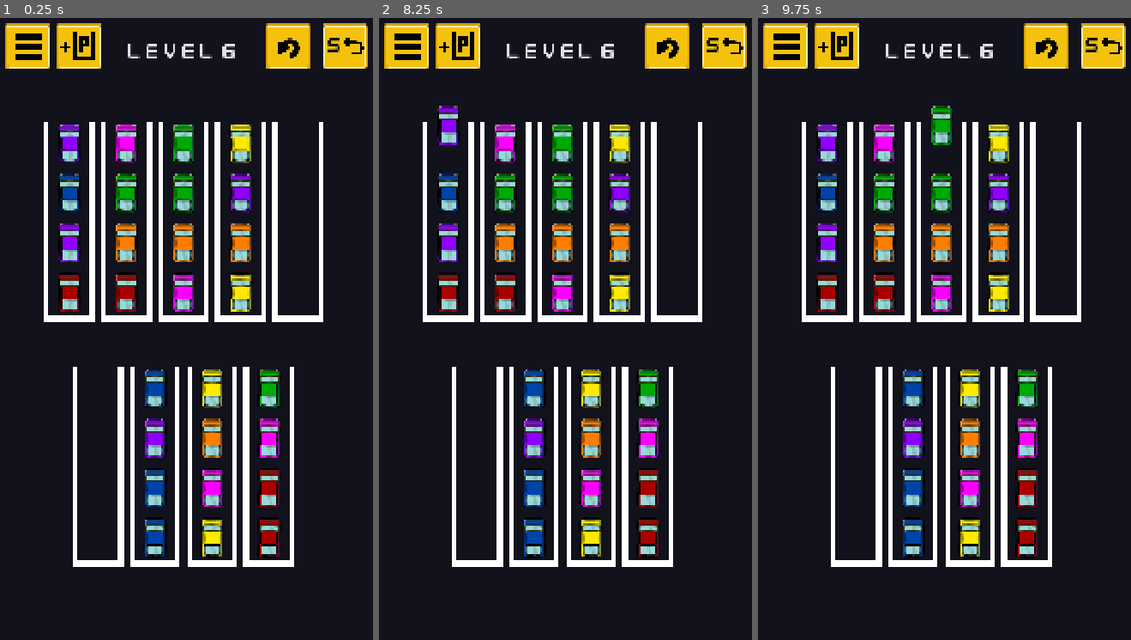
Above: before the commit, frames 1-3 (left to right).
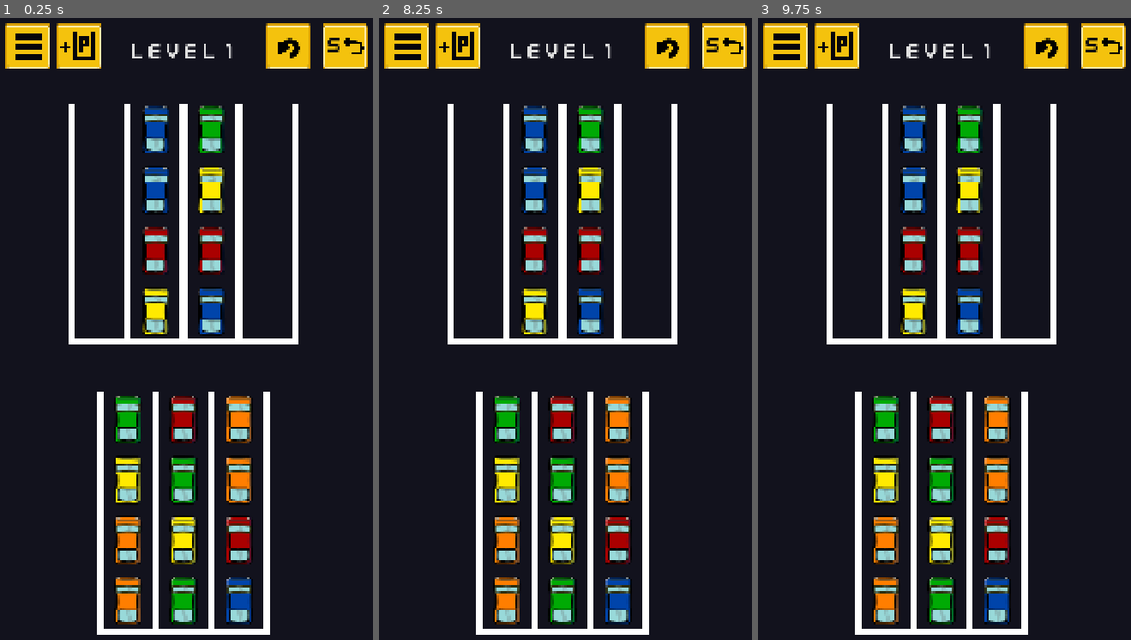
Above: after the commit, the same moments.

Repository: SamiErenBayhan/GodotBallSortPuzzle
Game: Godot game, scene res://Scenes/main.tscn
The game is run twice, just before and just after one commit, with the same random seed, the same clock (stepped at 60 frames per second) and the same inputs.
Inputs (mouse positions are in pixels of both pictures, inside the frame that each line leads up to):
- Up to frame 1 (0.25 s): no input
- Up to frame 2 (8.25 s): click (666, 49) at 0.5 s; click "5" at 1.25 s; click (666, 49) at 2 s; click (666, 49) at 2.75 s; click (457, 49) at 3.5 s; click "5" at 4.25 s; click (457, 49) at 5 s; click "5" at 5.75 s; click (457, 49) at 6.5 s; click (405, 49) at 7.25 s; tap Enter at 8 s; move the mouse to (449, 223) at 8.02 s; click (449, 223) at 8.17 s
- Up to frame 3 (9.75 s): tap Space at 8.75 s; move the mouse to (884, 223) at 8.77 s; click (884, 223) at 8.92 s; tap Enter at 9.5 s; move the mouse to (940, 223) at 9.52 s; click (940, 223) at 9.67 s

The runs differ from the first frame. In frame 1, 29% of the frame differs, in the area x 11-87%, y 4-100%; in frame 2, 29%; in frame 3, 29%.

Commit message:
Yeni değişiklikler yapıldı ama şu an biraz sıkıntılı

Diff:
--- a/Scenes/main.tscn
+++ b/Scenes/main.tscn
@@ -22,6 +22,12 @@
 
 [node name="CanvasLayer" type="CanvasLayer" parent="." unique_id=1156831808]
 
+[node name="TubesVBox" type="VBoxContainer" parent="CanvasLayer" unique_id=1430370067]
+offset_top = 264.0
+offset_right = 1080.0
+offset_bottom = 1728.0
+alignment = 1
+
 [node name="RestartButton" type="TextureButton" parent="CanvasLayer" unique_id=1341695419]
 texture_filter = 1
 anchors_preset = 1
@@ -145,6 +151,7 @@
 pitch_scale = 0.6
 
 [node name="VictoryLayer" type="CanvasLayer" parent="." unique_id=507210060]
+visible = false
 
 [node name="ColorRect" type="ColorRect" parent="VictoryLayer" unique_id=498560013]
 offset_right = 1080.0
@@ -214,10 +221,5 @@
 horizontal_alignment = 1
 vertical_alignment = 1
 
-[node name="TubesVBox" type="VBoxContainer" parent="." unique_id=1430370067]
-offset_right = 1080.0
-offset_bottom = 1920.0
-alignment = 1
-
 [connection signal="pressed" from="CanvasLayer/RestartButton" to="." method="restart_level"]
 [connection signal="pressed" from="CanvasLayer/UndoButton" to="." method="undo_move"]
--- a/Scripts/LevelManager.gd
+++ b/Scripts/LevelManager.gd
@@ -161,7 +161,7 @@
 
 	# Kolay
 	for i in range(easy_count):
-		var layout = generate_level("Easy") # senin daha önce yazdığın karıştırma fonksiyonu
+		var layout = generate_level("Easy")
 		save_level_to_json(layout)
 
 	# Orta
--- a/Scripts/main.gd
+++ b/Scripts/main.gd
@@ -3,7 +3,7 @@
 @onready var victory_layer = $VictoryLayer
 @onready var victory_text = $VictoryLayer/VictoryText
 @onready var level_label = $CanvasLayer/LevelLabel
-@onready var tubes_vbox = $TubesVBox
+@onready var tubes_vbox = $CanvasLayer/TubesVBox
 
 const TUBE_SCENE = preload("res://Scenes/Tube.tscn")
 const BALL_SCENE = preload("res://Scenes/ball.tscn")
@@ -11,8 +11,15 @@
 const PRAISE_TEXTS = ["GREAT!", "AWESOME!", "FANTASTIC!", "PERFECT!", "AMAZING!", "EXCELLENT!"]
 const ROW_SPLIT_Y: float = 960.0
 const TRANSIT_MARGIN: float = 340.0
-const LEFT_SIDE_X: float = 50.0
-const RIGHT_SIDE_X: float = 1030.0
+const TOP_MARGIN: float = 150.0 # üst boşluk
+const BOTTOM_MARGIN: float = 80.0 # alt boşluk
+const SIDE_MARGIN: float = 20.0
+const MAX_COLUMNS_CAP: int = 6 # bir satırda olabilecek en fazla tüp
+const COL_GAP_RATIO: float = -0.1 # tüpler arası yatay boşluk tüp genişliğinin oranı
+const ROW_GAP_RATIO: float = 0.1 # satırlar arası dikey boşluk
+const SIDE_LANE_RATIO: float = 0.6 # her kenarda tüp genişliği kadar araba geçiş şeridi
+const MIN_SCALE: float = 0.5
+const MAX_SCALE: float = 1.4
 
 const CAR_COLORS = {
 	"Red":preload("res://Assets/cars/Red.png"),
@@ -25,23 +32,21 @@
 	"Pink": preload("res://Assets/cars/Pink.png"),
 	"Turquoise": preload("res://Assets/cars/Turquoise.png")
 }
-var current_level : int = 6
+
+var current_level : int = 1
 var selected_tube = null
 var balls_in_transit: Array = []
 var move_history: Array = []
 var level_holder : Node2D = null
 var current_tubes: Array = []
-
+var tube_base_size: Vector2 = Vector2.ZERO
 
 func _ready():
-
-	tubes_vbox.add_theme_constant_override("separation", int(385 * global_scale.y))
+	setup_vbox_layout()
 	LevelManager.load_levels_from_json()
 	build_level()
-
 	if is_instance_valid(victory_layer):
 		victory_layer.visible = false
-
 
 func build_level() -> void:
 	var level_key = str(current_level)
@@ -68,28 +73,18 @@
 	var level_data = LevelManager.all_levels_data[level_key]
 	var tube_count = level_data.size()
 
-	var slot_size: Vector2 = Vector2(140, 300)
-	var horizontal_spacing: int = 40
-	var max_columns: int = 4
-	var global_scale: float = 1.0
-
-	if tube_count >= 11:
-		max_columns = 6
-		global_scale = 1.1
-		horizontal_spacing = 10
-
-	elif tube_count >= 9:
-		max_columns = 5
-		global_scale = 1.15
-		horizontal_spacing = 20
-	else:
-		max_columns = 4
-		global_scale = 1.2
-		horizontal_spacing = 60
+	var layout = calculate_layout(tube_count)
+	var max_columns = layout["max_columns"]
+	var current_scale = layout["scale"]
+	var slot_size = layout["slot_size"]
+	var horizontal_spacing = layout["horizontal_spacing"]
+	var vertical_row_gap = layout["vertical_row_gap"]
 
 	# Eski slotları temizle
 	for child in tubes_vbox.get_children():
 		child.queue_free()
+
+	tubes_vbox.add_theme_constant_override("separation", vertical_row_gap)
 	await get_tree().process_frame
 
 	var created_tubes: Array = []
@@ -103,8 +98,10 @@
 		tubes_vbox.add_child(row_center)
 
 		var hbox = HBoxContainer.new()
-		hbox.add_theme_constant_override("separation", horizontal_spacing)   # tüpler arası yatay boşluk
-		row_center.add_child(hbox)
+		hbox.size_flags_horizontal = Control.SIZE_EXPAND_FILL
+		hbox.alignment = BoxContainer.ALIGNMENT_CENTER
+		hbox.add_theme_constant_override("separation", horizontal_spacing)
+		tubes_vbox.add_child(hbox)
 
 		for col in range(row_count):
 			var slot = Control.new()
@@ -115,7 +112,7 @@
 			var tube = TUBE_SCENE.instantiate()
 			tube.name = "Tube_" + str(index)
 			tube.position = slot.custom_minimum_size / 2.0
-			tube.scale = Vector2(global_scale, global_scale)
+			tube.scale = Vector2(current_scale, current_scale)
 			slot.add_child(tube)
 			tube.input_event.connect(_on_tube_clicked.bind(tube))
 			created_tubes.append(tube)
@@ -128,7 +125,6 @@
 	if not is_instance_valid(level_holder):
 		return
 
-	# 3. AŞAMA: Artık pozisyonlar kesin final, arabaları güvenle yerleştir
 	for i in range(created_tubes.size()):
 		var tube = created_tubes[i]
 		var tube_colors = level_data[i]
@@ -136,7 +132,7 @@
 			var new_ball = BALL_SCENE.instantiate()
 			var target_color = CAR_COLORS[color_name]
 			new_ball.set_car_sprite(color_name, target_color)
-			new_ball.scale = Vector2(global_scale, global_scale)
+			new_ball.scale = Vector2(current_scale, current_scale)
 			level_holder.add_child(new_ball)
 			new_ball.global_position = tube.get_next_available_position()
 			new_ball.z_index = 5
@@ -145,10 +141,10 @@
 func _on_tube_clicked(viewport: Node, event: InputEvent, shape_idx: int, clicked_tube: Area2D):
 
 	if event is InputEventMouseButton and event.button_index == MOUSE_BUTTON_LEFT and event.pressed:
-
 		var from_tube = selected_tube
 		var to_tube = clicked_tube
 
+		# Tüpe tıklama
 		if selected_tube == null:
 			if clicked_tube.ball_stack.is_empty():
 				return
@@ -160,10 +156,19 @@
 			$CarTouchSound.play()
 
 		# Aynı tüpe tekrar tıklama
-		elif selected_tube == clicked_tube or to_tube.ball_stack.size() >= to_tube.MAX_CAPACITY:
-			var top_ball = selected_tube.ball_stack.back()
-			top_ball.global_position.y += HOVER_HEIGHT
+		elif selected_tube == clicked_tube:
+			var from_top_ball = selected_tube.ball_stack.back()
+			from_top_ball.global_position.y += HOVER_HEIGHT
 			selected_tube = null
+			$CarTouchSound.play()
+
+		# Dolu olan başka tüpe tıklama
+		elif to_tube.ball_stack.size() >= to_tube.MAX_CAPACITY:
+			var from_top_ball = selected_tube.ball_stack.back()
+			from_top_ball.global_position.y += HOVER_HEIGHT
+			var to_top_ball = to_tube.ball_stack.back()
+			to_top_ball.global_position.y -= HOVER_HEIGHT
+			selected_tube = to_tube
 			$CarTouchSound.play()
 
 		# Başka tüpe transfer
@@ -176,7 +181,9 @@
 				var top_ball = selected_tube.ball_stack.back()
 				if ball_to_move.ball_color_name != target_top_ball.ball_color_name:
 					top_ball.global_position.y += HOVER_HEIGHT
-					selected_tube = null
+					target_top_ball.global_position.y -= HOVER_HEIGHT
+					$CarTouchSound.play()
+					selected_tube = to_tube
 					return
 
 			# Hareket eden topları arraye kaydetme. Geri alma işlemi için.
@@ -224,9 +231,7 @@
 
 func undo_move():
 	if move_history.is_empty():
-		print("Geri alınacak hamle yok")
 		return
-	# Eğer oyuncu bir tüpe tıklayıp arabayı havaya kaldırdıysa iptal et ve indir
 	if selected_tube != null:
 		var hovered_ball = selected_tube.ball_stack.back()
 		hovered_ball.global_position.y += HOVER_HEIGHT
@@ -282,7 +287,6 @@
 	var bottom_row_min_y = INF
 
 	for tube in current_tubes:
-		# Tüpün tepesinin global Y konumu eğer tube origin'i ortadaysa boyutun yarısını çıkar
 		var tube_top_y = tube.global_position.y - (tube.size.y / 2.0 if "size" in tube else 0.0)
 
 		if tube.global_position.y < ROW_SPLIT_Y:
@@ -300,7 +304,6 @@
 	return top_row_min_y - TRANSIT_MARGIN
 
 func move_car_to_tube(car: Node2D, from_tube: Node2D, to_tube: Node2D, target_pos: Vector2):
-
 	var is_from_bottom = from_tube.global_position.y > ROW_SPLIT_Y
 	var is_to_bottom = to_tube.global_position.y > ROW_SPLIT_Y
 	var is_from_top = not is_from_bottom
@@ -311,122 +314,121 @@
 
 	if is_from_bottom and is_to_top:
 		# En yakın kenarı seç
-		var is_left = from_tube.global_position.x < (1080.0 / 2.0)
 		var top_transit_y = get_safe_transit_y(from_tube, to_tube)
-		var side_x = LEFT_SIDE_X if from_tube.global_position.x < (1000.0 / 2.0) else RIGHT_SIDE_X
+		var side_x = get_dynamic_side_x(from_tube)
+		var is_left = side_x < from_tube.global_position.x
 		var mid_transit_y = from_tube.global_position.y - 330.0
 		car.rotation = 0.0
 		tween.tween_property(car, "global_position:y", mid_transit_y, car_speed)\
 			.set_trans(Tween.TRANS_QUAD).set_ease(Tween.EASE_OUT)
 
-		if is_left:
-			# ================= SOL KANATTAN YUKARI =================
-			# B) Sola dön (-90°) ve sol kenara git
+		if is_left: # Soldan yukarı
+
+			# Sola dön ve sol kenara git
 			tween.tween_property(car, "rotation", deg_to_rad(-90), car_rot_speed)\
 				.set_trans(Tween.TRANS_QUAD).set_ease(Tween.EASE_IN_OUT)
 			tween.tween_property(car, "global_position:x", side_x, car_speed)\
 				.set_trans(Tween.TRANS_QUAD).set_ease(Tween.EASE_IN_OUT)
 
-			# C) Yukarı dön (0°) ve tavana kadar tırman
+			# Yukarı dön ve tavana kadar tırman
 			tween.tween_property(car, "rotation", deg_to_rad(0), car_rot_speed)\
 				.set_trans(Tween.TRANS_QUAD).set_ease(Tween.EASE_OUT)
 			tween.tween_property(car, "global_position:y", top_transit_y, car_speed)\
 				.set_trans(Tween.TRANS_QUAD).set_ease(Tween.EASE_OUT)
 
-			# D) Sağa tüplere doğru dön (+90°) ve hedef tüpün X hizasına kay
+			# Sağa tüplere doğru dön ve hedef tüpün X hizasına git
 			tween.tween_property(car, "rotation", deg_to_rad(90), car_rot_speed)\
 				.set_trans(Tween.TRANS_QUAD).set_ease(Tween.EASE_IN_OUT)
 			tween.tween_property(car, "global_position:x", target_pos.x, car_speed)\
 				.set_trans(Tween.TRANS_QUAD).set_ease(Tween.EASE_IN_OUT)
 
-			# E) Dikleş (0°)
+			# Dikleş
 			tween.tween_property(car, "rotation", deg_to_rad(0), car_rot_speed)\
 				.set_trans(Tween.TRANS_QUAD).set_ease(Tween.EASE_IN_OUT)
 
-		else:
-			# ================= SAĞ KANATTAN YUKARI =================
-			# B) Sağa dön (+90°) ve sağ kenara git
+		else: # Sağdan yukarı
+			# Sağa dön ve sağ kenara git
 			tween.tween_property(car, "rotation", deg_to_rad(90), car_rot_speed)\
 				.set_trans(Tween.TRANS_QUAD).set_ease(Tween.EASE_IN_OUT)
 			tween.tween_property(car, "global_position:x", side_x, car_speed)\
 				.set_trans(Tween.TRANS_QUAD).set_ease(Tween.EASE_IN_OUT)
 
-			# C) Yukarı dön (0°) ve tavana kadar tırman
+			# Yukarı dön ve tavana kadar git
 			tween.tween_property(car, "rotation", deg_to_rad(0), car_rot_speed)\
 				.set_trans(Tween.TRANS_QUAD).set_ease(Tween.EASE_OUT)
 			tween.tween_property(car, "global_position:y", top_transit_y, car_speed)\
 				.set_trans(Tween.TRANS_QUAD).set_ease(Tween.EASE_OUT)
 
-			# D) Sola tüplere doğru dön (-90°) ve hedef tüpün X hizasına kay
+			# Sola tüplere doğru dön ve hedef tüpün X hizasına git
 			tween.tween_property(car, "rotation", deg_to_rad(-90), car_rot_speed)\
 				.set_trans(Tween.TRANS_QUAD).set_ease(Tween.EASE_IN_OUT)
 			tween.tween_property(car, "global_position:x", target_pos.x, car_speed)\
 				.set_trans(Tween.TRANS_QUAD).set_ease(Tween.EASE_IN_OUT)
 
-			# E) Dikleş (0°)
+			# Dikleş
 			tween.tween_property(car, "rotation", deg_to_rad(0), car_rot_speed)\
 				.set_trans(Tween.TRANS_QUAD).set_ease(Tween.EASE_IN_OUT)
 
-		# F) Üst tüpün içine iniş ve açıyı sıfırlama
+		# Üst tüpün içine iniş ve açıyı sıfırlama
 		tween.tween_property(car, "global_position:y", target_pos.y, car_speed)\
 			.set_trans(Tween.TRANS_CUBIC).set_ease(Tween.EASE_OUT)
 		tween.tween_callback(func(): car.rotation = 0.0)
 
 	elif is_from_top and is_to_bottom:
-		# Hedefe veya başlangıca en yakın kenarı seç
-		var is_left = from_tube.global_position.x < (1080.0 / 2.0)
-		var side_x = LEFT_SIDE_X if from_tube.global_position.x < (1080.0 / 2.0) else RIGHT_SIDE_X
+		# En yakın kenarı seç
+		var side_x = get_dynamic_side_x(from_tube)
+		var is_left = side_x < from_tube.global_position.x
 		var top_transit_y = get_safe_transit_y(from_tube, to_tube) # En üst tavan
 		var bottom_entry_y = to_tube.global_position.y - 330.0    # Alt tüpün hemen üst hizası
 
+		# Tüpten çık
 		tween.tween_property(car, "global_position:y", top_transit_y, car_speed)\
 			.set_trans(Tween.TRANS_QUAD).set_ease(Tween.EASE_OUT)
-		# Sağa gidiyorsa saat yönü (+1), Sola gidiyorsa saat yönünün tersi (-1)
-		if is_left:
-			# ================= SOL KANATTAN İNİŞ =================
-			# B) Sola dön (-90°) ve kenara git
+
+		if is_left: # Soldan aşağı iniş
+			# Sola dön ve kenara git
 			tween.tween_property(car, "rotation", deg_to_rad(-90), car_rot_speed)\
 				.set_trans(Tween.TRANS_QUAD).set_ease(Tween.EASE_IN_OUT)
 			tween.tween_property(car, "global_position:x", side_x, car_speed)\
 				.set_trans(Tween.TRANS_QUAD).set_ease(Tween.EASE_IN_OUT)
 
-			# C) Aşağı dön (-180°) ve in
+			# Aşağı dön ve in
 			tween.tween_property(car, "rotation", deg_to_rad(-180), car_rot_speed)\
 				.set_trans(Tween.TRANS_QUAD).set_ease(Tween.EASE_OUT)
 			tween.tween_property(car, "global_position:y", bottom_entry_y, car_speed)\
 				.set_trans(Tween.TRANS_QUAD).set_ease(Tween.EASE_OUT)
 
-			# D) Sağa tüplere doğru dön (-90°) ve hizaya gir
+			# Sağa tüplere doğru dön ve hizaya gir
 			tween.tween_property(car, "rotation", deg_to_rad(-270), car_rot_speed)\
 				.set_trans(Tween.TRANS_QUAD).set_ease(Tween.EASE_IN_OUT)
 			tween.tween_property(car, "global_position:x", target_pos.x, car_speed)\
 				.set_trans(Tween.TRANS_QUAD).set_ease(Tween.EASE_IN_OUT)
 
-			# E) Yukarı dikleş (0°)
+			# Dikleş
 			tween.tween_property(car, "rotation", deg_to_rad(-360), car_rot_speed)\
 				.set_trans(Tween.TRANS_QUAD).set_ease(Tween.EASE_IN_OUT)
 
-		else:
-			# ================= SAĞ KANATTAN İNİŞ =================
-			# B) Sağa dön (+90°) ve kenara git
+		else: #Sağdan aşağı iniş
+
+			# Sağa dön ve kenara git
 			tween.tween_property(car, "rotation", deg_to_rad(90), car_rot_speed)\
 				.set_trans(Tween.TRANS_QUAD).set_ease(Tween.EASE_IN_OUT)
 			tween.tween_property(car, "global_position:x", side_x, car_speed)\
 				.set_trans(Tween.TRANS_QUAD).set_ease(Tween.EASE_IN_OUT)
 
-			# C) Aşağı dön (+180°) ve in
+			# Aşağı dön ve in
 			tween.tween_property(car, "rotation", deg_to_rad(180), car_rot_speed)\
 				.set_trans(Tween.TRANS_QUAD).set_ease(Tween.EASE_OUT)
 			tween.tween_property(car, "global_position:y", bottom_entry_y, car_speed)\
 				.set_trans(Tween.TRANS_QUAD).set_ease(Tween.EASE_OUT)
 
-			# D) Sola tüplere doğru dön (+270°) ve hizaya gir
+			# Sola tüplere doğru dön ve hizaya gir
 			tween.tween_property(car, "rotation", deg_to_rad(270), car_rot_speed)\
 				.set_trans(Tween.TRANS_QUAD).set_ease(Tween.EASE_IN_OUT)
 			tween.tween_property(car, "global_position:x", target_pos.x, car_speed)\
 				.set_trans(Tween.TRANS_QUAD).set_ease(Tween.EASE_IN_OUT)
 
-			# E) Yukarı dikleş (+360°)
+			# Dikleş
 			tween.tween_property(car, "rotation", deg_to_rad(360), car_rot_speed)\
 				.set_trans(Tween.TRANS_QUAD).set_ease(Tween.EASE_IN_OUT)
 
@@ -437,6 +439,7 @@
 
 	else: # Aynı katta ise
 		var transit_y = get_safe_transit_y(from_tube, to_tube)
+
 		# Kendi tüpünden tavana çık
 		tween.tween_property(car, "global_position:y", transit_y, car_speed)\
 			.set_trans(Tween.TRANS_QUAD).set_ease(Tween.EASE_OUT)
@@ -447,18 +450,18 @@
 		elif target_pos.x < car.global_position.x:
 			tween.tween_property(car, "rotation", deg_to_rad(-90), car_rot_speed)
 
-		# Hedef X'e kay
+		# Hedef X e git
 		tween.tween_property(car, "global_position:x", target_pos.x, car_speed)\
 			.set_trans(Tween.TRANS_QUAD).set_ease(Tween.EASE_OUT)
 
 		# Dikleş
 		tween.tween_property(car, "rotation", deg_to_rad(0), car_rot_speed)
 
-		# Hedef tüpe in
+		# Tüpe in
 		tween.tween_property(car, "global_position:y", target_pos.y, car_speed)\
 			.set_trans(Tween.TRANS_CUBIC).set_ease(Tween.EASE_OUT)
 
-
+	#Animasyonu bitir.
 	tween.finished.connect(func():
 		balls_in_transit.erase(car)
 		if is_instance_valid(to_tube):
@@ -468,3 +471,78 @@
 			if check_all_tubes():
 				get_tree().create_timer(0.25).timeout.connect(play_victory_transition)
 	)
+
+func get_dynamic_side_x(from_tube) -> float:
+	var min_x = INF
+	var max_x = -INF
+	var tube_width = 120.0
+
+	for tube in current_tubes:
+		if tube.global_position.x < min_x:
+			min_x = tube.global_position.x
+		if tube.global_position.x > max_x:
+			max_x = tube.global_position.x
+		if tube.has_node("Sprite2D"):
+			var spr = tube.get_node("Sprite2D")
+			tube_width = spr.texture.get_width() * spr.global_scale.x
+
+	var half_w = tube_width / 2.0
+	var left_lane_x = min_x - half_w - SIDE_MARGIN
+	var right_lane_x = max_x + half_w + SIDE_MARGIN
+	var center_x = (min_x + max_x) / 2.0
+	if from_tube.global_position.x < center_x:
+		return	left_lane_x
+	else:
+		return right_lane_x
+
+func get_tube_base_size() -> Vector2:
+	if tube_base_size != Vector2.ZERO:
+		return tube_base_size
+	var temp_tube = TUBE_SCENE.instantiate()
+	add_child(temp_tube)
+	var spr: Sprite2D = temp_tube.get_node("Sprite2D")
+	tube_base_size = spr.texture.get_size() * spr.scale
+	temp_tube.queue_free()
+	return tube_base_size
+
+func calculate_layout(tube_count: int) -> Dictionary:
+	var base_size = get_tube_base_size()
+	var max_columns: int
+	if tube_count >= 11:
+		max_columns = 6
+	elif tube_count >= 9:
+		max_columns = 5
+	else:
+		max_columns = 4
+
+	var num_rows = ceili(float(tube_count) / max_columns)
+
+	var col_gap = base_size.x * COL_GAP_RATIO
+	var row_gap = base_size.y * ROW_GAP_RATIO
+	var side_lane_width = base_size.x * SIDE_LANE_RATIO
+
+	var viewport_size = get_viewport_rect().size
+	var usable_width = viewport_size.x - (SIDE_MARGIN * 2)
+	var usable_height = viewport_size.y - TOP_MARGIN - BOTTOM_MARGIN
+
+	var needed_width = max_columns * base_size.x + (max_columns - 1) * col_gap + 2 * side_lane_width
+	var needed_height = num_rows * base_size.y + (num_rows - 1) * row_gap
+
+	var scale_x = usable_width / needed_width
+	var scale_y = usable_height / needed_height
+	var current_scale = clamp(min(scale_x, scale_y), MIN_SCALE, MAX_SCALE)
+
+	return {
+		"max_columns": max_columns,
+		"scale": current_scale,
+		"slot_size": base_size * current_scale,
+		"horizontal_spacing": int(col_gap * current_scale),
+		"vertical_row_gap": int(row_gap * current_scale)
+	}
+func setup_vbox_layout():
+	tubes_vbox.set_anchors_preset(Control.PRESET_FULL_RECT)
+	tubes_vbox.offset_top = TOP_MARGIN
+	tubes_vbox.offset_bottom = -BOTTOM_MARGIN
+	tubes_vbox.offset_left = 0.0
+	tubes_vbox.offset_right = 0.0
+	tubes_vbox.alignment = BoxContainer.ALIGNMENT_CENTER
--- a/Scripts/tube.gd
+++ b/Scripts/tube.gd
@@ -1,20 +1,19 @@
 extends Area2D
 class_name Tube
 
+# Arabalar tüpün dibine çok yakın veya uzak kalırsa bu sayıyla oyna
+const BOTTOM_OFFSET = -10
 const MAX_CAPACITY = 4
+
 var ball_stack: Array = []
 var slot_positions: Array = []
 var is_completed: bool = false
-
-# Arabalar tüpün dibine çok yakın veya uzak kalırsa bu sayıyla oyna
-const BOTTOM_OFFSET = -10
 
 func get_next_available_position() -> Vector2:
 	var real_height = $Sprite2D.texture.get_height() * $Sprite2D.global_scale.y
 	var slot_height = real_height / MAX_CAPACITY
 	var current_slot = ball_stack.size()
 	var target_y = (real_height / 2.0) - (slot_height / 2.0) - (current_slot * slot_height) + BOTTOM_OFFSET
-
 	return global_position + Vector2(0, target_y)
 
 func check_if_completed(balls_in_transit: Array) -> bool:
@@ -25,7 +24,6 @@
 	for ball in ball_stack:
 		if balls_in_transit.has(ball):
 			return false
-
 	var first_color = ball_stack[0].ball_color_name # En alttaki arabanın rengi
 	for ball in ball_stack:
 		if ball.ball_color_name != first_color:
Not shown, removed: Cars.jfif
Not shown, removed: images (1).jfif
